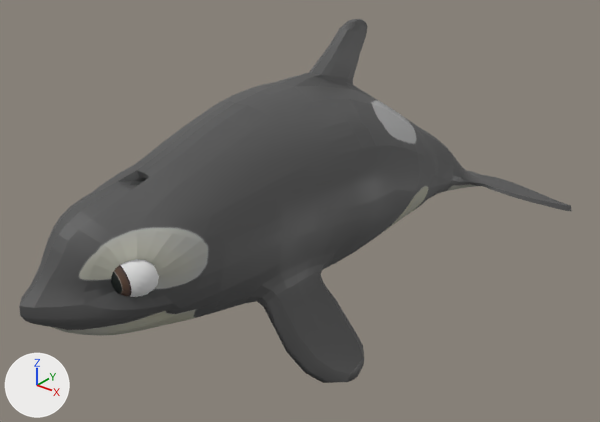
A saved change to the FBX model FirstPersonWhale/Assets/Animation/Hide n Seek/scarlet_point_behind.fbx.
The view is the same before and after, from a 50 mm lens placed at (1.96, -2.68, 1.83), pointed at (-0.11, -0.09, 0.22). Lighting does not change. The marker at lower left points along +X, +Y and +Z. Both versions are drawn at frame 17 of the action 'Take 001'; the numbers are the values there.

The first picture shows 'luna:left_eye_geo', 'luna:luna_geo'.
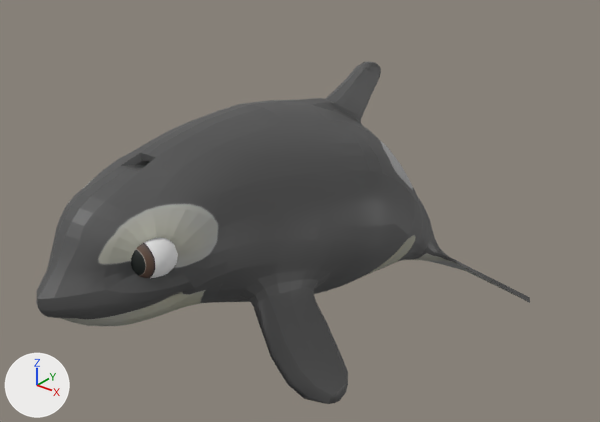
The change in detail:
Bone 'luna:center_root_bind_joint' (bone_luna_center_root_bind_joint) moves from (0.5, 5.7, -0.6) to (0.7, 8.1, -0.1).
Bone 'luna:center_root_bind_joint' (bone_luna_center_root_bind_joint) turns from (0, 4, -1) to (0, 1, -12) degrees about its own x, y and z.
Bone 'luna:center_chest_bind_joint' (bone_luna_center_chest_bind_joint) turns from (-1, -3, -9) to (0, 0, -11) degrees about its own x, y and z.
Bone 'luna:center_tail_1_bind_joint' (bone_luna_center_tail_1_bind_joint) turns from (0, -3, -1) to (0, 0, -2) degrees about its own x, y and z.
Bone 'luna:center_neck_bind_joint' (bone_luna_center_neck_bind_joint) turns from (0, -4, 6) to (1, -1, 5) degrees about its own x, y and z.
Bone 'luna:center_head_bind_joint' (bone_luna_center_head_bind_joint) turns from (0, -8, 0) to (-2, 3, 10) degrees about its own x, y and z.
Bone 'luna:right_eye_bind_joint' (bone_luna_right_eye_bind_joint) turns from (-2, 19, -5) to (0, 10, 0) degrees about its own x, y and z.

What differs and where, as boxes (x1, y1, x2, y2) in the pictures (600 x 422 px):
'luna:luna_geo', posed (11% narrower): before (19, 19, 572, 383); after (36, 61, 530, 404)
'luna:left_eye_geo', posed (8% taller): before (111, 259, 159, 297); after (131, 237, 178, 278)
bone 'luna:center_root_bind_joint', root to tip: before (200, 221) to (195, 141); after (201, 215) to (208, 131)
bone 'luna:center_chest_bind_joint', root to tip: before (276, 178) to (287, 60); after (279, 194) to (308, 80)
bone 'luna:center_tail_1_bind_joint', root to tip: before (341, 164) to (354, 102); after (337, 201) to (358, 143)
bone 'luna:center_neck_bind_joint', root to tip: before (200, 221) to (196, 184); after (201, 215) to (203, 175)
bone 'luna:center_head_bind_joint', root to tip: before (169, 239) to (161, 180); after (170, 225) to (161, 163)
bone 'luna:right_eye_bind_joint', root to tip: before (90, 236) to (98, 260); after (92, 228) to (97, 254)
